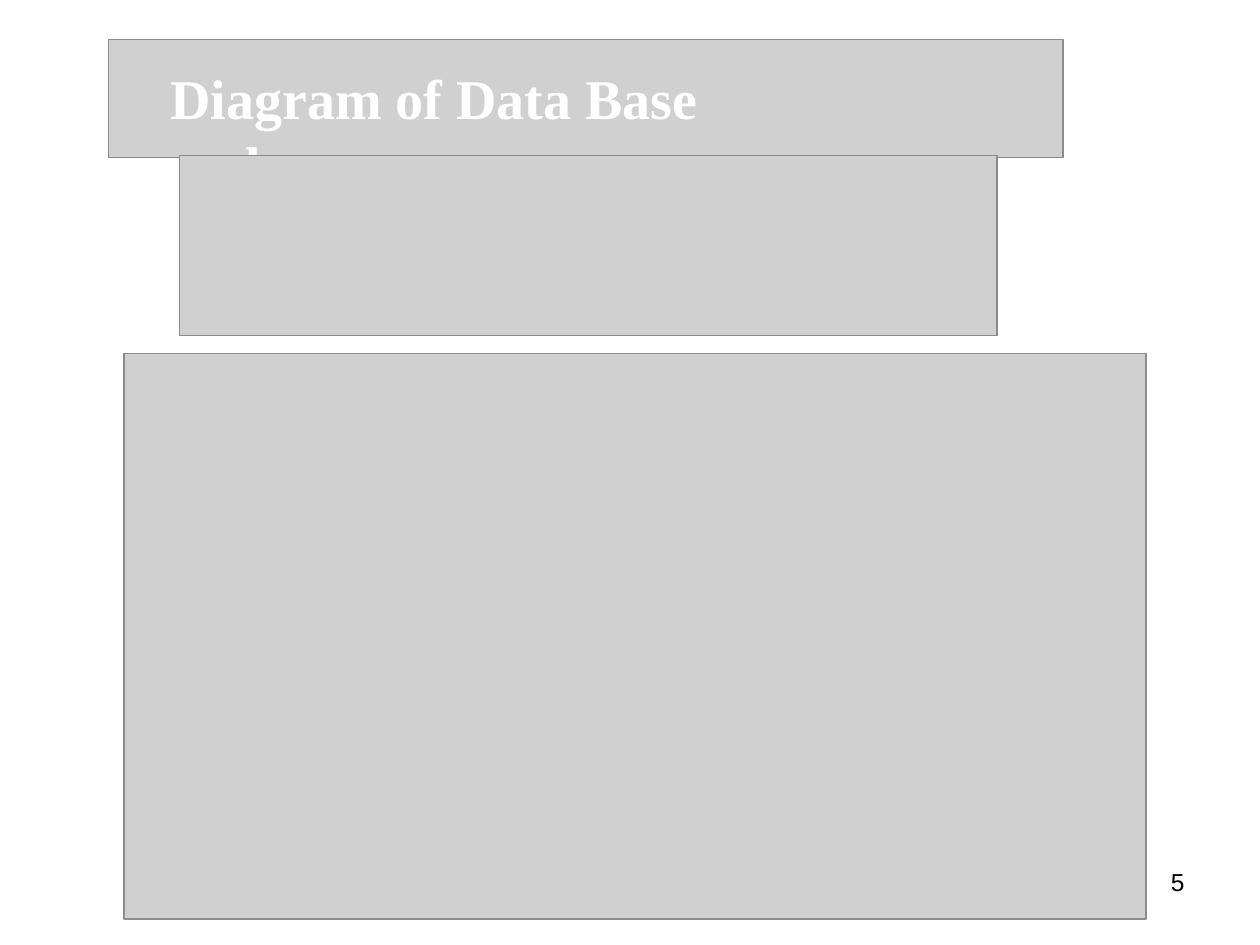
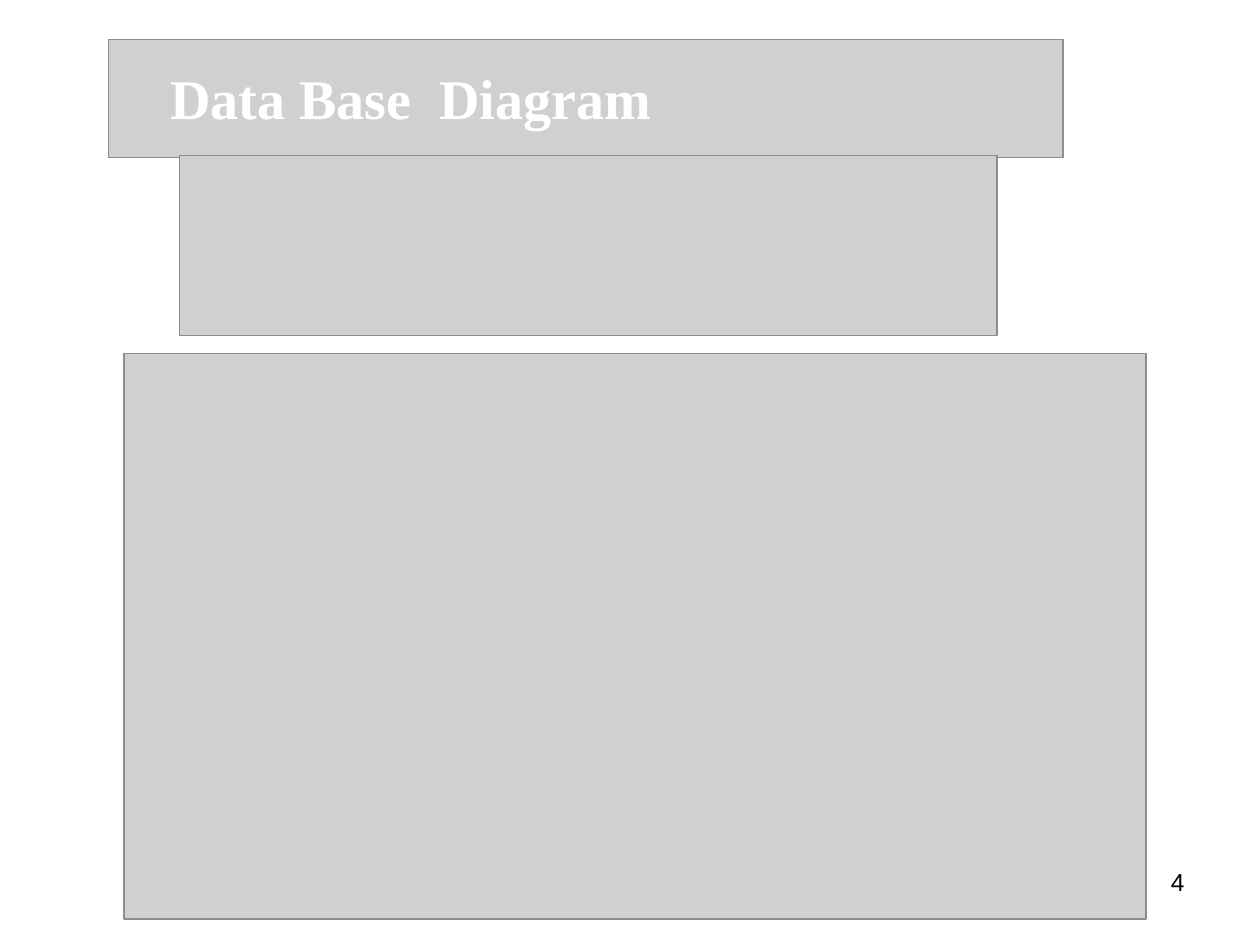
Before and after one commit to MhiraHANA/ipd10-dotnet-project-sales-management, a slide deck: slide 4 of SMS.ppt (slide 5 before the commit). Drawn at 1260x945 pixels with LibreOffice and Linux fonts; fonts in the diff are those of the drawing; grey boxes stand for pictures. Boxes give left, top, right and bottom in pixels: in the first picture for what was removed or moved away, otherwise in the second. Text is boxed around its words. In the diff, an @@ line names an element or a change of style, - is before the commit and + after.

```diff
--- a/SMS.ppt
+++ b/SMS.ppt
@@ text at (170,81,650,130): text changed @@
-Diagram of Data Base and
+Data Base Diagram
@@ page number at (1171,874,1185,891): text changed @@
-5
+4
```
Also in this commit, not shown: 6 other slides changed, 1 slide added, 1 slide removed, 4 other files.
